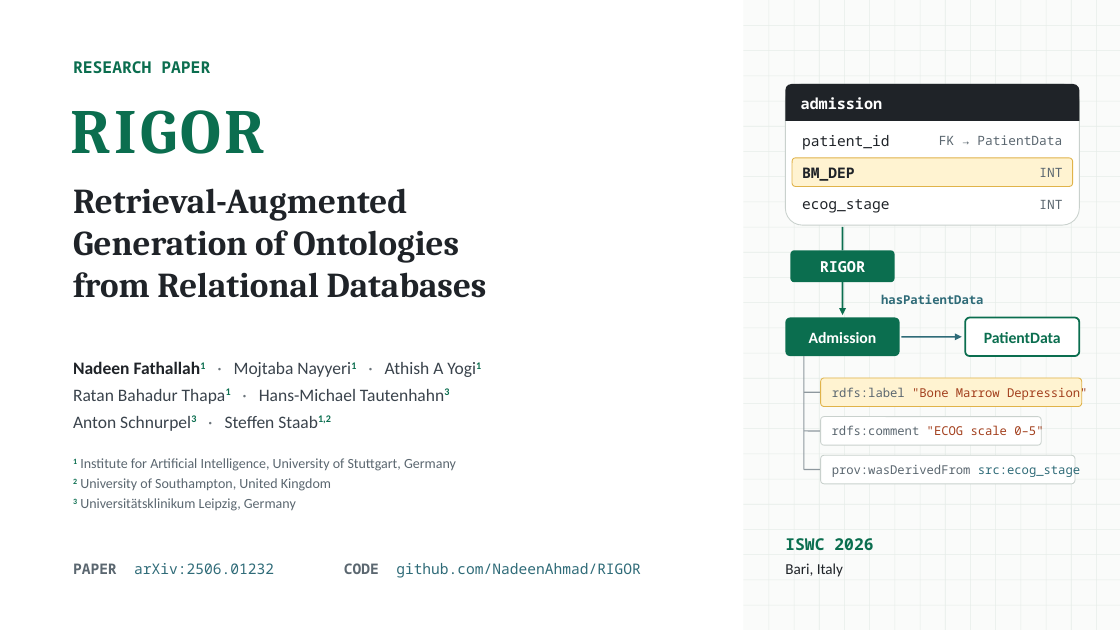
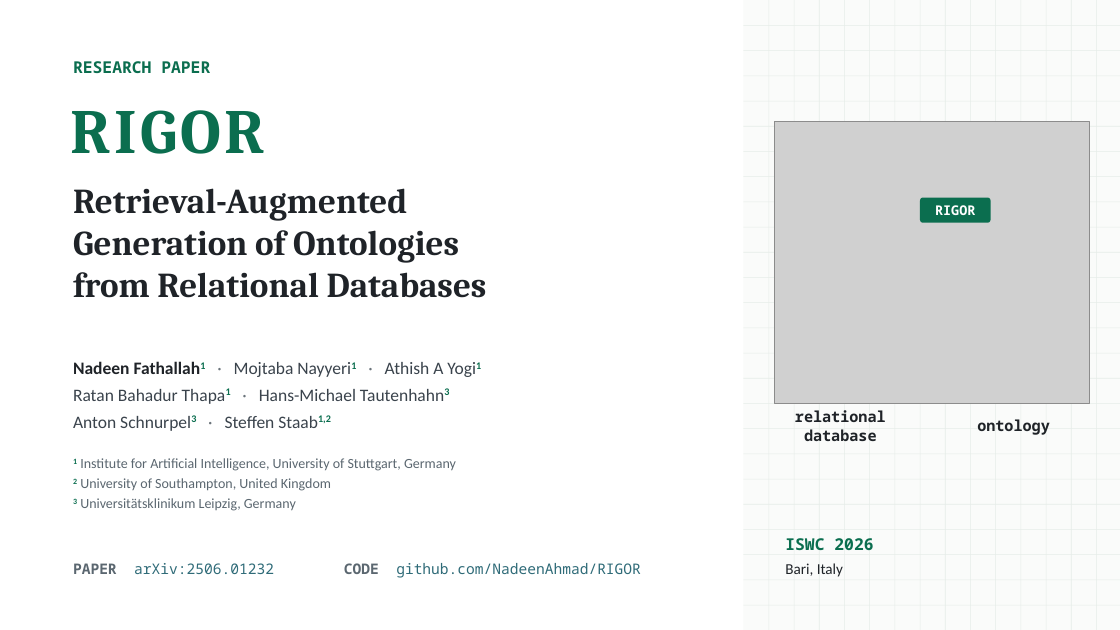
Before and after one commit to NadeenAhmad/rigor_private, a slide deck: slide 1 of presentation/RIGOR_ISWC2026.pptx. Drawn at 1120x630 pixels with LibreOffice and Linux fonts; fonts in the diff are those of the drawing; grey boxes stand for pictures. Boxes give left, top, right and bottom in pixels: in the first picture for what was removed or moved away, otherwise in the second. Text is boxed around its words. In the diff, an @@ line names an element or a change of style, - is before the commit and + after.

```diff
--- a/presentation/RIGOR_ISWC2026.pptx
+++ b/presentation/RIGOR_ISWC2026.pptx
@@ rounded rectangle removed at [786,84,1080,225] @@
@@ round same rect removed at [786,84,1080,121] @@
-admission
@@ picture added at [775,122,1090,403] @@
@@ text removed at [802,135,889,150] @@
-patient_id
@@ text removed at [939,135,1062,145] @@
-FK → PatientData
@@ rounded rectangle removed at [792,158,1073,187] @@
@@ text removed at [802,167,854,181] @@
-BM_DEP
@@ text removed at [1039,168,1062,177] @@
-INT
@@ text removed at [802,199,889,213] @@
-ecog_stage
@@ rounded rectangle "RIGOR": place and size @@
-rounded rectangle "RIGOR" at [791,250,895,282]
+rounded rectangle "RIGOR" at [920,197,991,223]
@@ rounded rectangle "RIGOR" at [920,197,991,223]: size 13 to 11.5 pt @@
@@ text removed at [1039,200,1062,209] @@
-INT
@@ line removed from (843, 227) to (843, 250) @@
@@ arrow removed from (843, 282) to (843, 315) @@
@@ text removed at [881,294,983,304] @@
-hasPatientData
@@ rounded rectangle removed at [786,318,900,356] @@
-Admission
@@ rounded rectangle removed at [965,318,1080,356] @@
-PatientData
@@ line removed from (804, 356) to (804, 470) @@
@@ arrow removed from (902, 337) to (962, 337) @@
@@ rounded rectangle removed at [821,378,1082,407] @@
-rdfs:label "Bone Marrow Depression"
@@ text added at [795,410,886,441], 13 pt, text #1F2328, bold @@
+relational database
@@ line removed from (804, 392) to (821, 392) @@
@@ rounded rectangle removed at [821,417,1042,445] @@
-rdfs:comment "ECOG scale 0–5"
@@ text added at [977,419,1050,435], 13 pt, text #1F2328, bold @@
+ontology
@@ line removed from (804, 431) to (821, 431) @@
@@ line removed from (804, 470) to (821, 470) @@
@@ rounded rectangle removed at [821,455,1075,484] @@
-prov:wasDerivedFrom src:ecog_stage
```
Also in this commit, not shown: 4 other files.
